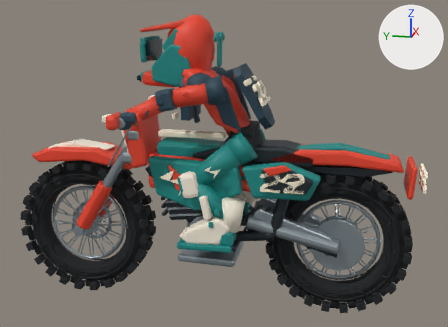
Before and after pictures for a commit that changed the Blender file art-source/blender/hero-bike-rider/generated/hero-bike-rider-source.blend.
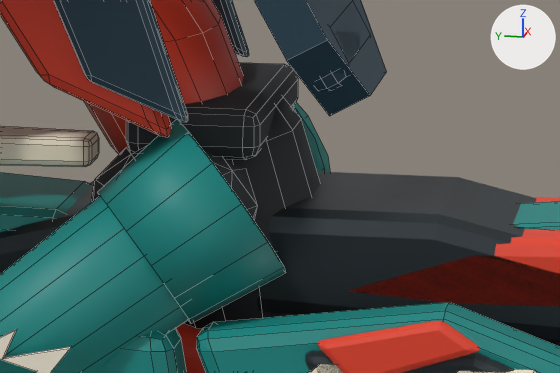
The first picture shows the older version from a 50 mm camera at (-5.31, -1.21, 2.61) aimed at (0.02, -0.14, 1.28). The close-ups show the older and then the newer version on the part from 46% to 68% of the width and 34% to 53% of the height of that picture. Only the edits that show in the close-ups are written down. The axes (+X, +Y, +Z) are drawn at upper right. The lights are the same throughout. The close-ups show mesh edges as thin lines.

Objects in the first close-up: 'BikeStatic_MetalDark', 'BikeStatic_NumberCream', 'BikeStatic_PlasticCoral', 'BikeStatic_PlasticTeal', 'RiderHips_RiderFabric', 'RiderLeftLeg_PlasticTeal', 'RiderLeftLeg_PlateCream', 'RiderRightLeg_PlasticTeal', 'RiderTorso_PlasticCoral', 'RiderTorso_RiderArmor'.
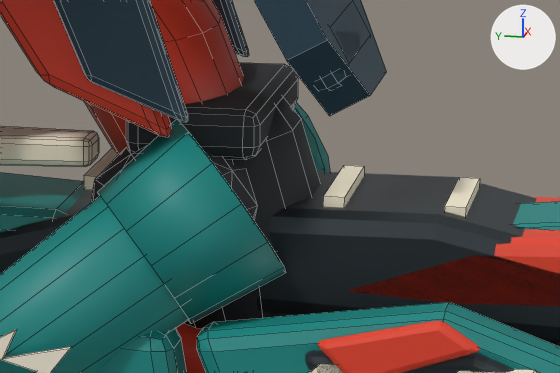
Pixel boxes [x1, y1, x2, y2] of what changed, in the close-ups (560 x 373 px):
part 1 of me_bikestatic_numbercream_mesh, added
    after: [84, 148, 480, 217]

The change in detail:
me_bikestatic_numbercream_mesh is used by ob_bikestatic_numbercream; parent ob_rrr_bikevisual; location (0.0, 0.0, 0.0).
me_bikestatic_numbercream_mesh had 398 vertices, 269 faces and spanned x -0.4..0.4, y -1.88..0.44, z 1.07..1.57.
me_bikestatic_numbercream_mesh now has 430 vertices, 293 faces and spans x -0.4..0.4, y -1.88..0.44, z 1.07..1.57.
Part 1, on me_bikestatic_numbercream_mesh:
16 vertices are added at x -0.14..0.14, y -0.74..-0.2, z 1.47..1.53.
16 new vertices lie (0.0, 0.04, 0.0) away from vertices in x -0.14..0.14, y -0.74..-0.2, z 1.47..1.53.
24 new faces join them.
